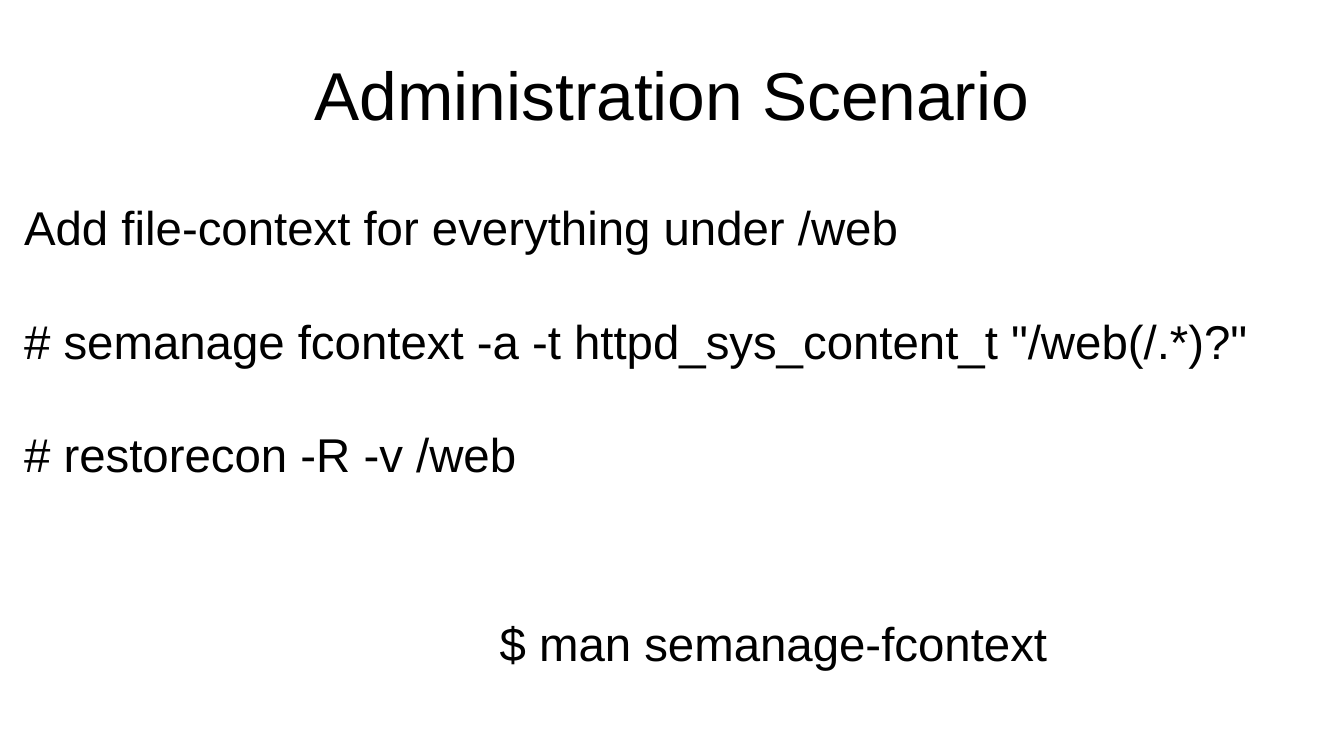
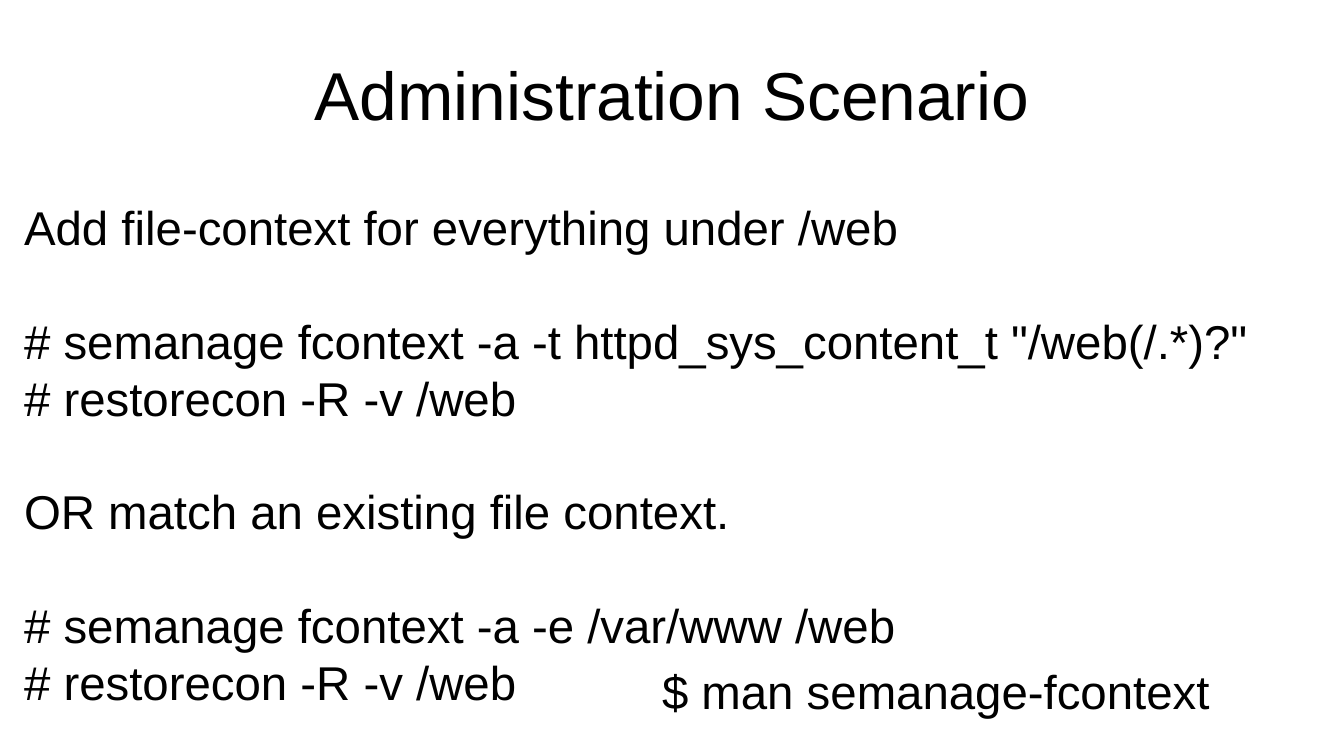
Before and after one commit to laubersm/LauberSolutions, a slide deck: slide 22 of SELinux/ItsAboutTheLabels-screen16-9.odp (slide 19 before the commit). Drawn at 1344x756 pixels with LibreOffice and Linux fonts; fonts in the diff are those of the drawing. Boxes give left, top, right and bottom in pixels: in the first picture for what was removed or moved away, otherwise in the second. Text is boxed around its words. In the diff, an @@ line names an element or a change of style, - is before the commit and + after.

```diff
--- a/SELinux/ItsAboutTheLabels-screen16-9.odp
+++ b/SELinux/ItsAboutTheLabels-screen16-9.odp
@@ text at (24,494,895,701): paragraphs added @@
+OR match an existing file context.
+# semanage fcontext -a -e /var/www /web
+# restorecon -R -v /web
@@ text "$ man semanage-fcontext": place and size @@
-text "$ man semanage-fcontext" at (539,626,1047,670)
+text "$ man semanage-fcontext" at (701,674,1210,718)
```
Also in this commit, not shown: 3 other slides changed, 3 slides added, 2 other files.
